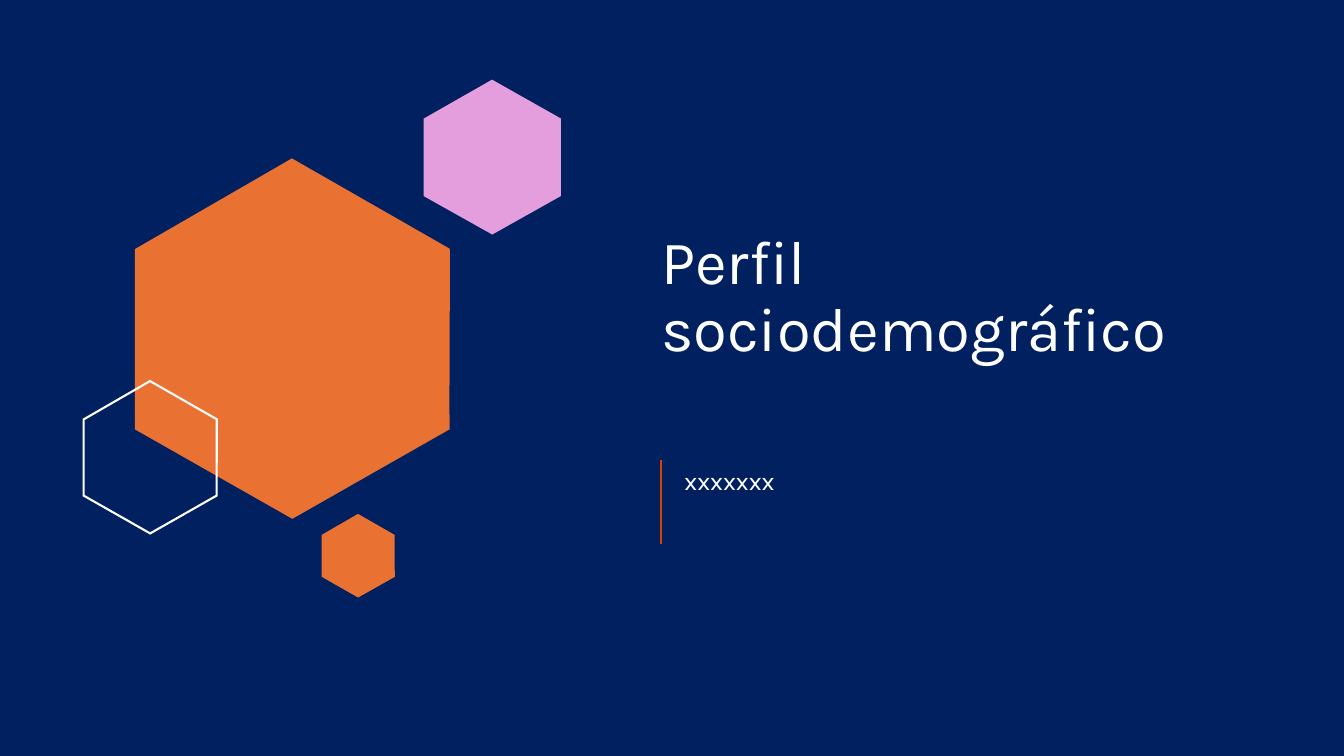
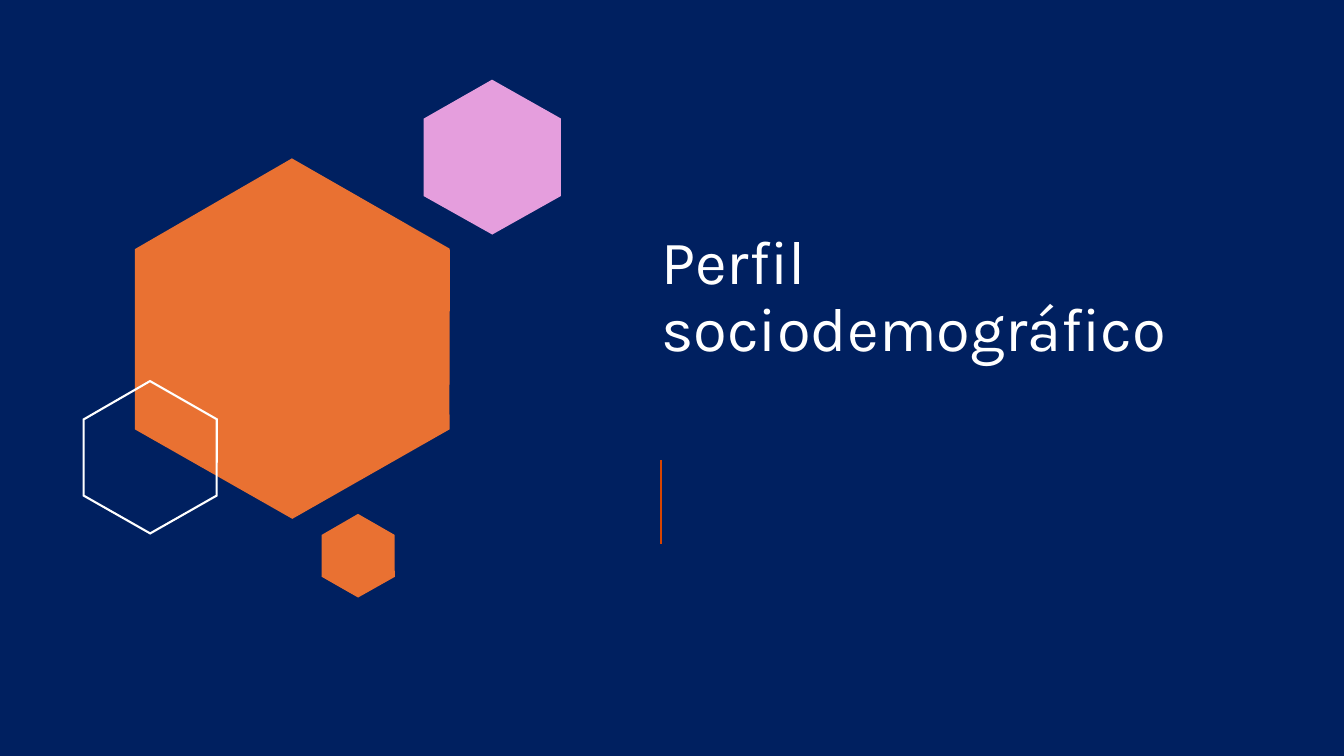
Before and after one commit to ITACADEMYprojectes/ProjecteData, a slide deck: slide 3 of Equip_28/Results/Analisis_PAP_and_ABL_RapidExpres.pptx. Drawn at 1344x756 pixels with LibreOffice and Linux fonts; fonts in the diff are those of the drawing. Boxes give left, top, right and bottom in pixels: in the first picture for what was removed or moved away, otherwise in the second. Text is boxed around its words. In the diff, an @@ line names an element or a change of style, - is before the commit and + after.

```diff
--- a/Equip_28/Results/Analisis_PAP_and_ABL_RapidExpres.pptx
+++ b/Equip_28/Results/Analisis_PAP_and_ABL_RapidExpres.pptx
@@ text removed at (684, 478, 774, 490) @@
-xxxxxxx
```
Also in this commit, not shown: 6 other slides changed, 2 slides added, 2 slides removed, 1 other file.
